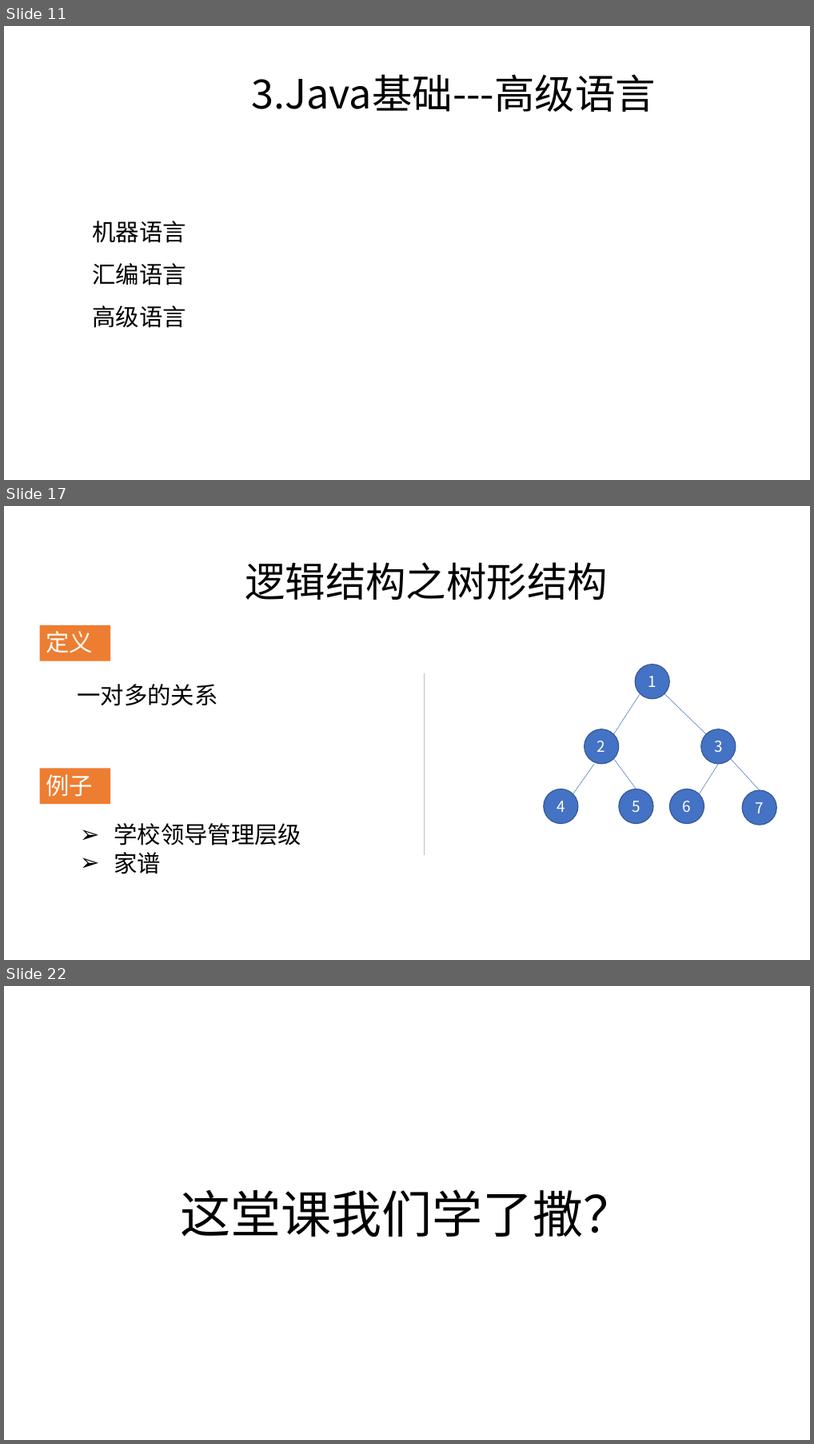
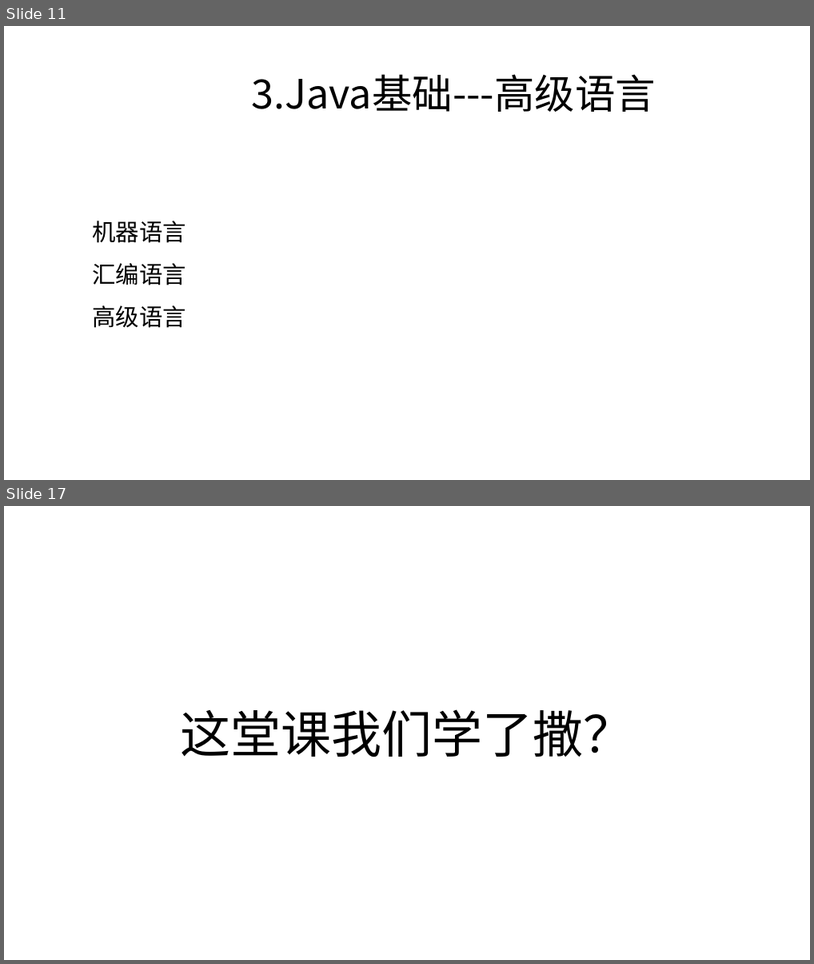
Before and after one commit to zjyesir/hmc_java_1, a slide deck: 1.1绪论.pptx. Shown one above the other, each under a label of ours: slides 11, 17 and 22 before the commit, slides 11 and 17 after it; the slides between them are not shown. The pictures are 814x1444 and 814x964 pixels, drawn with LibreOffice and Linux fonts; fonts in the diff are those of the drawing; background and template pictures are left out. Boxes give left, top, right and bottom in pixels: in the first picture for what was removed or moved away, otherwise in the second. Text is boxed around its words. In the diff, an @@ line names an element or a change of style, - is before the commit and + after.

```diff
--- a/1.1绪论.pptx
+++ b/1.1绪论.pptx
@@ slide 17 removed at (4, 506, 810, 960), background picture (left out) @@
@@ text removed at (245, 562, 608, 600) @@
-逻辑结构之树形结构
@@ rectangle removed at (40, 625, 110, 661) @@
-定义
@@ line removed from (425, 673) to (425, 855) @@
@@ ellipse removed at (635, 664, 670, 698) @@
-1
@@ text removed at (77, 684, 218, 706) @@
-一对多的关系
@@ line removed from (641, 693) to (614, 734) @@
@@ line removed from (666, 693) to (706, 734) @@
@@ ellipse removed at (585, 729, 619, 764) @@
-2
@@ ellipse removed at (702, 729, 736, 764) @@
-3
@@ rectangle removed at (40, 768, 110, 804) @@
-例子
@@ line removed from (595, 764) to (574, 794) @@
@@ line removed from (614, 758) to (637, 788) @@
@@ line removed from (719, 764) to (700, 794) @@
@@ line removed from (731, 758) to (760, 790) @@
@@ ellipse removed at (544, 788, 578, 823) @@
-4
@@ ellipse removed at (619, 788, 654, 823) @@
-5
@@ ellipse removed at (670, 788, 705, 823) @@
-6
@@ ellipse removed at (742, 790, 777, 825) @@
-7
@@ text removed at (114, 823, 302, 874) @@
-➢ 学校领导管理层级
-➢ 家谱
@@ what was slide 22 is now slide 17 @@
```
Also in this commit, not shown: 5 slides changed, 4 other slides removed.
